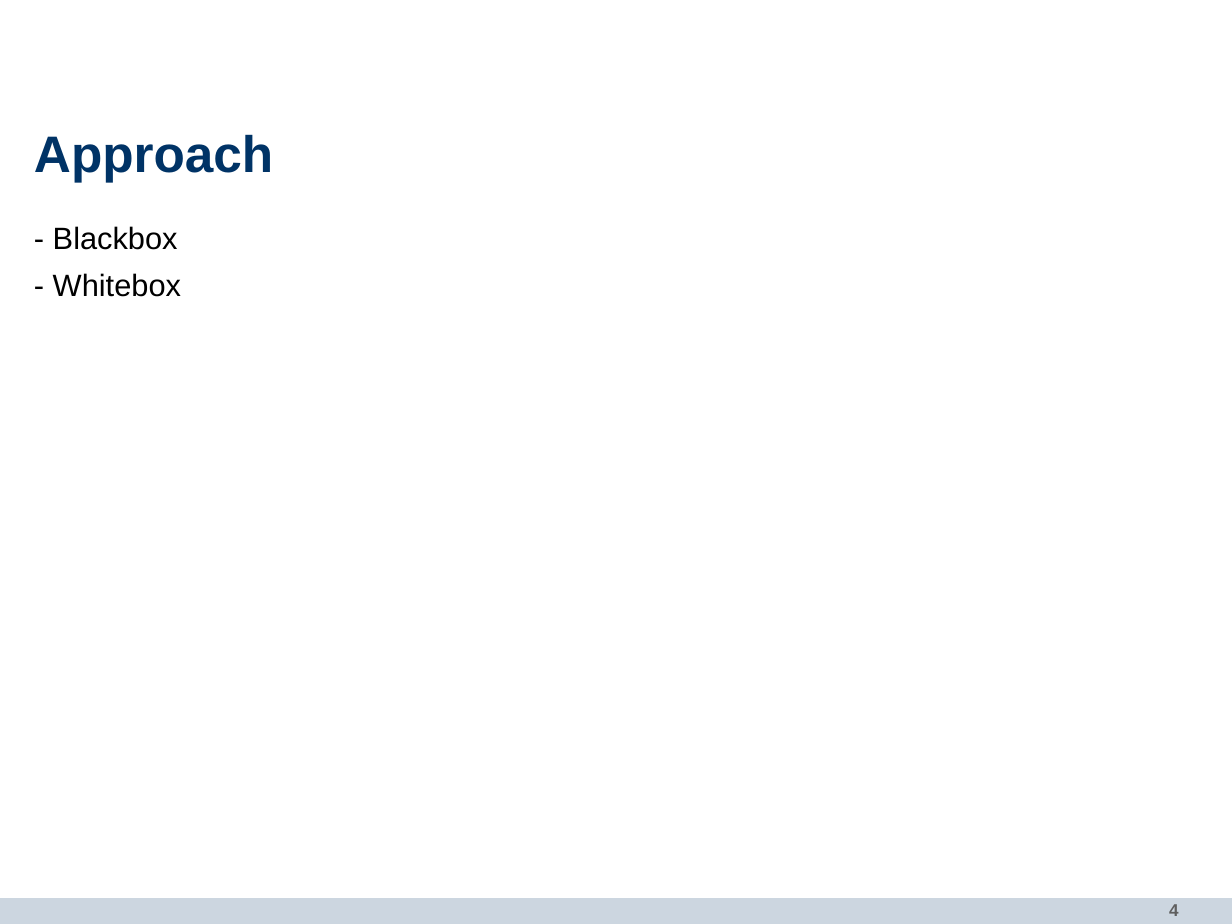
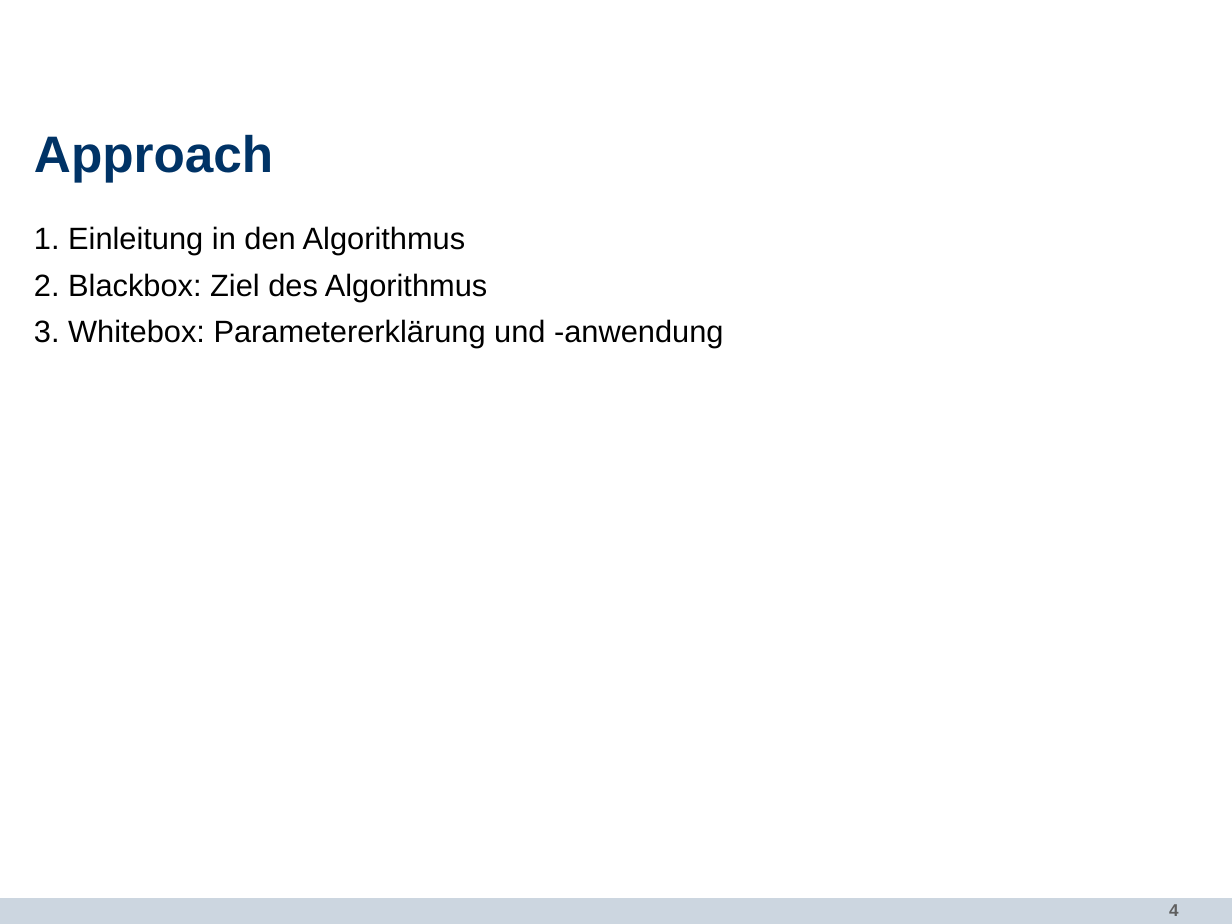
Before and after one commit to mthiop/mthiop.github.io, a slide deck: slide 4 of PP_DataViz.odp. Drawn at 1232x924 pixels with LibreOffice and Linux fonts; fonts in the diff are those of the drawing; background and template pictures are left out. Boxes give left, top, right and bottom in pixels: in the first picture for what was removed or moved away, otherwise in the second. Text is boxed around its words. In the diff, an @@ line names an element or a change of style, - is before the commit and + after.

Commit message:
modified Presentation

```diff
--- a/PP_DataViz.odp
+++ b/PP_DataViz.odp
@@ text at (34, 226, 723, 348): text changed @@
-- Blackbox
-- Whitebox
+1. Einleitung in den Algorithmus
+2. Blackbox: Ziel des Algorithmus
+3. Whitebox: Parametererklärung und -anwendung
```
